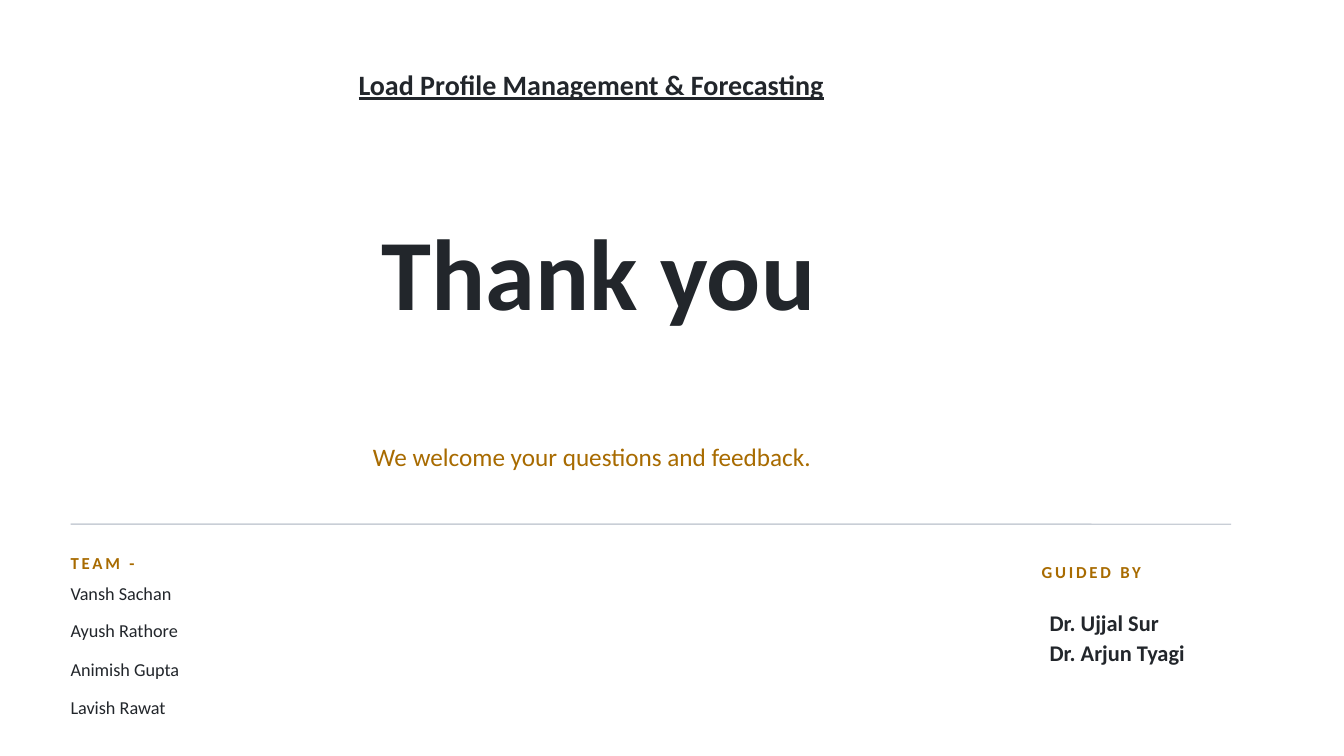
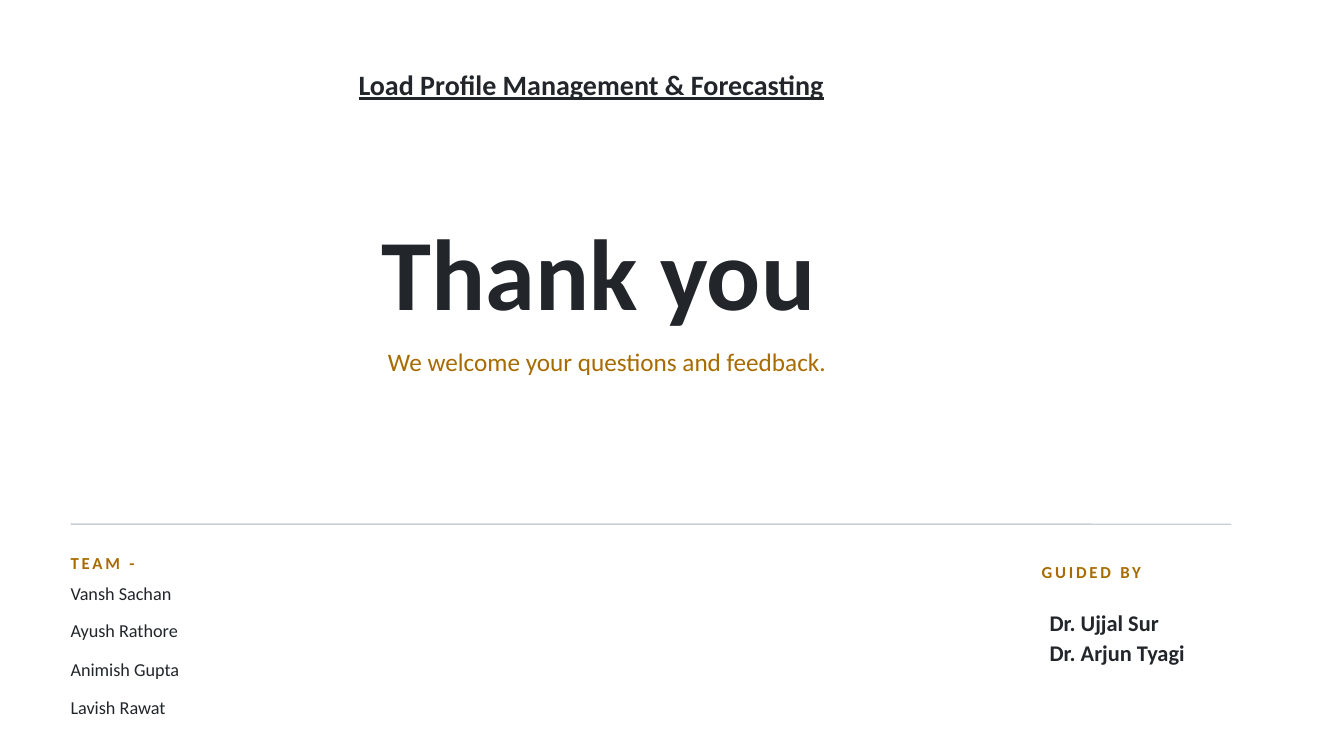
Before and after one commit to Vansh-lab/lpmf, a slide deck: slide 14 of docs/LPMF_Project_Presentation.pptx (slide 11 before the commit). Drawn at 1344x756 pixels with LibreOffice and Linux fonts; fonts in the diff are those of the drawing. Boxes give left, top, right and bottom in pixels: in the first picture for what was removed or moved away, otherwise in the second. Text is boxed around its words. In the diff, an @@ line names an element or a change of style, - is before the commit and + after.

```diff
--- a/docs/LPMF_Project_Presentation.pptx
+++ b/docs/LPMF_Project_Presentation.pptx
@@ text "We welcome your questions and ...": place and size @@
-text "We welcome your questions and ..." at [373,448,811,470]
+text "We welcome your questions and ..." at [388,353,826,375]
```
Also in this commit, not shown: 4 other slides changed, 8 slides added, 5 slides removed, 6 other files.
